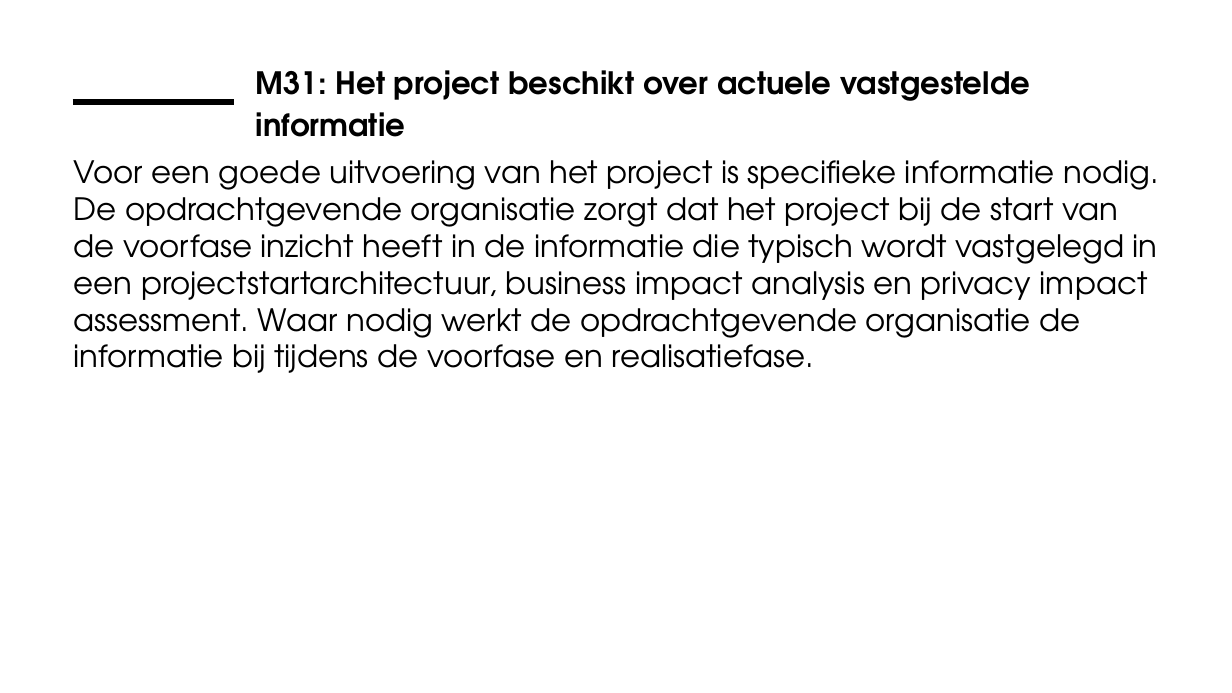
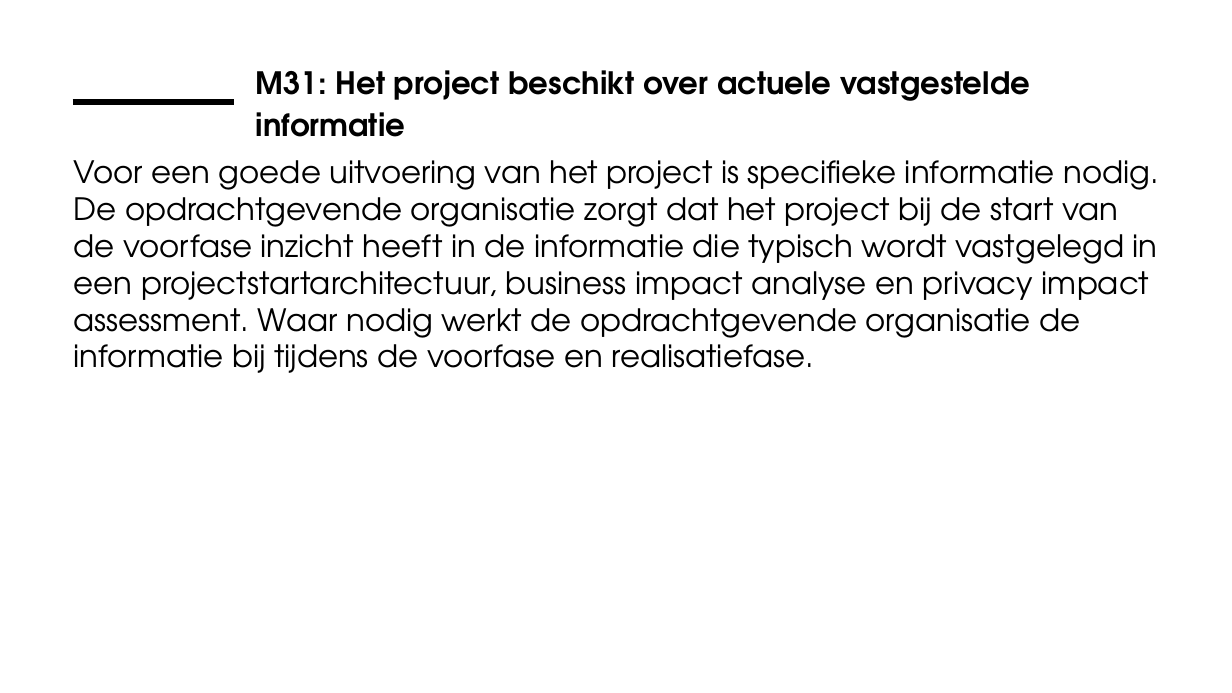
Before and after one commit to ICTU/Kwaliteitsaanpak, a slide deck: slide 5 of docs/wip/ICTU-Kwaliteitsaanpak.pptx. Drawn at 1232x693 pixels with LibreOffice and Linux fonts; fonts in the diff are those of the drawing; background and template pictures are left out. Boxes give left, top, right and bottom in pixels: in the first picture for what was removed or moved away, otherwise in the second. Text is boxed around its words. In the diff, an @@ line names an element or a change of style, - is before the commit and + after.

Commit message:
Voeg template voor voortgang voorfase producten toe.
Closes #760.

```diff
--- a/docs/wip/ICTU-Kwaliteitsaanpak.pptx
+++ b/docs/wip/ICTU-Kwaliteitsaanpak.pptx
@@ text at (74, 160, 1159, 373): text changed @@
-Voor een goede uitvoering van het project is specifieke informatie nodig. De opdrachtgevende organisatie zorgt dat het project bij de start van de voorfase inzicht heeft in de informatie die typisch wordt vastgelegd in een projectstartarchitectuur, business impact analysis en privacy impact assessment. Waar nodig werkt de opdrachtgevende organisatie de informatie bij tijdens de voorfase en realisatiefase.
+Voor een goede uitvoering van het project is specifieke informatie nodig. De opdrachtgevende organisatie zorgt dat het project bij de start van de voorfase inzicht heeft in de informatie die typisch wordt vastgelegd in een projectstartarchitectuur, business impact analyse en privacy impact assessment. Waar nodig werkt de opdrachtgevende organisatie de informatie bij tijdens de voorfase en realisatiefase.
```
Also in this commit, not shown: 1 other slide changed, 38 other files.
